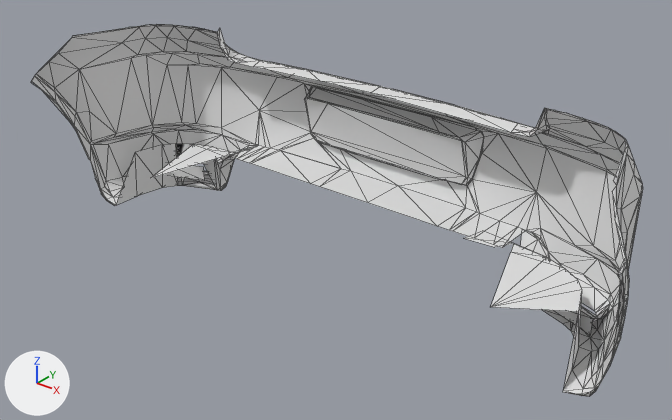
What one commit did to the glTF model public/parts/wendtStrom_rearBumper_sectionedEuro.glb.
Before and after are seen from a camera (50 mm lens) standing at (1.337, 0.113, 1.371) and looking at (0.035, 1.741, 0.362). Every picture has the same lights, and +X, +Y and +Z are marked at lower left. The older version comes first. Mesh edges are drawn as thin lines. Where no turn or scale is listed for an object, it has been applied to the vertices.

Before the edit, the objects in view are built like this:
```python
mat_black = principled_material('Black')
mat_black.base_color = (0.8, 0.8, 0.8)  # white #e7e7e7
mat_paint = principled_material('Paint')
mat_paint.base_color = (0.8, 0.8, 0.8)  # white #e7e7e7
me_wendtstrom_rearbumper_sectionedeuro = bpy.data.meshes.new('wendtStrom.rearBumper_sectionedEuro')
me_wendtstrom_rearbumper_sectionedeuro.from_pydata(...)  # 539 vertices, 923 faces; spans x -0.85..0.85, y -0.26..0.26, z -0.26..0.26
# faces by material slot: [849, 74]
me_wendtstrom_rearbumper_sectionedeuro.materials.append(mat_paint)  # white #e7e7e7
me_wendtstrom_rearbumper_sectionedeuro.materials.append(mat_black)  # white #e7e7e7
ob_rearbumper_sectionedeuro = bpy.data.objects.new('rearBumper_sectionedEuro', me_wendtstrom_rearbumper_sectionedeuro)
ob_rearbumper_sectionedeuro.location = (0.0, 1.764, 0.445)
```
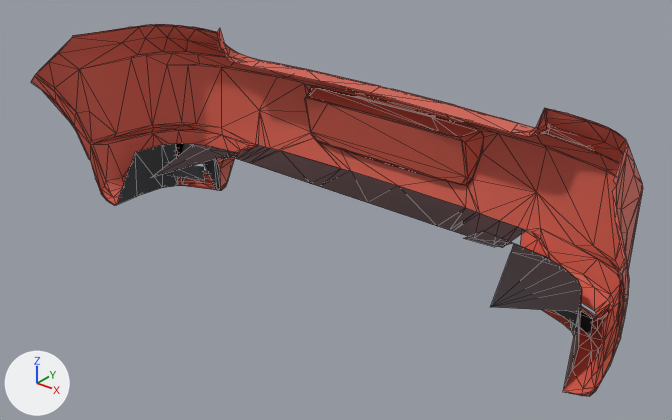
Changed parts and their boxes (x1, y1, x2, y2) in the pictures (672 x 420 px):
'rearBumper_sectionedEuro', recoloured (white to red): (31, 24, 643, 397) in both

Patch to the scene script:
```diff
--- a/public/parts/wendtStrom_rearBumper_sectionedEuro.glb.py
+++ b/public/parts/wendtStrom_rearBumper_sectionedEuro.glb.py
@@ mat_paint @@
 mat_paint = principled_material('Paint')
-mat_paint.base_color = (0.8, 0.8, 0.8)  # white #e7e7e7
+mat_paint.base_color = (0.7, 0.12, 0.08)  # red #da6150
@@ mat_black @@
 mat_black = principled_material('Black')
-mat_black.base_color = (0.8, 0.8, 0.8)  # white #e7e7e7
+mat_black.base_color = (0.04, 0.04, 0.045)  # dark grey #38383c
```
